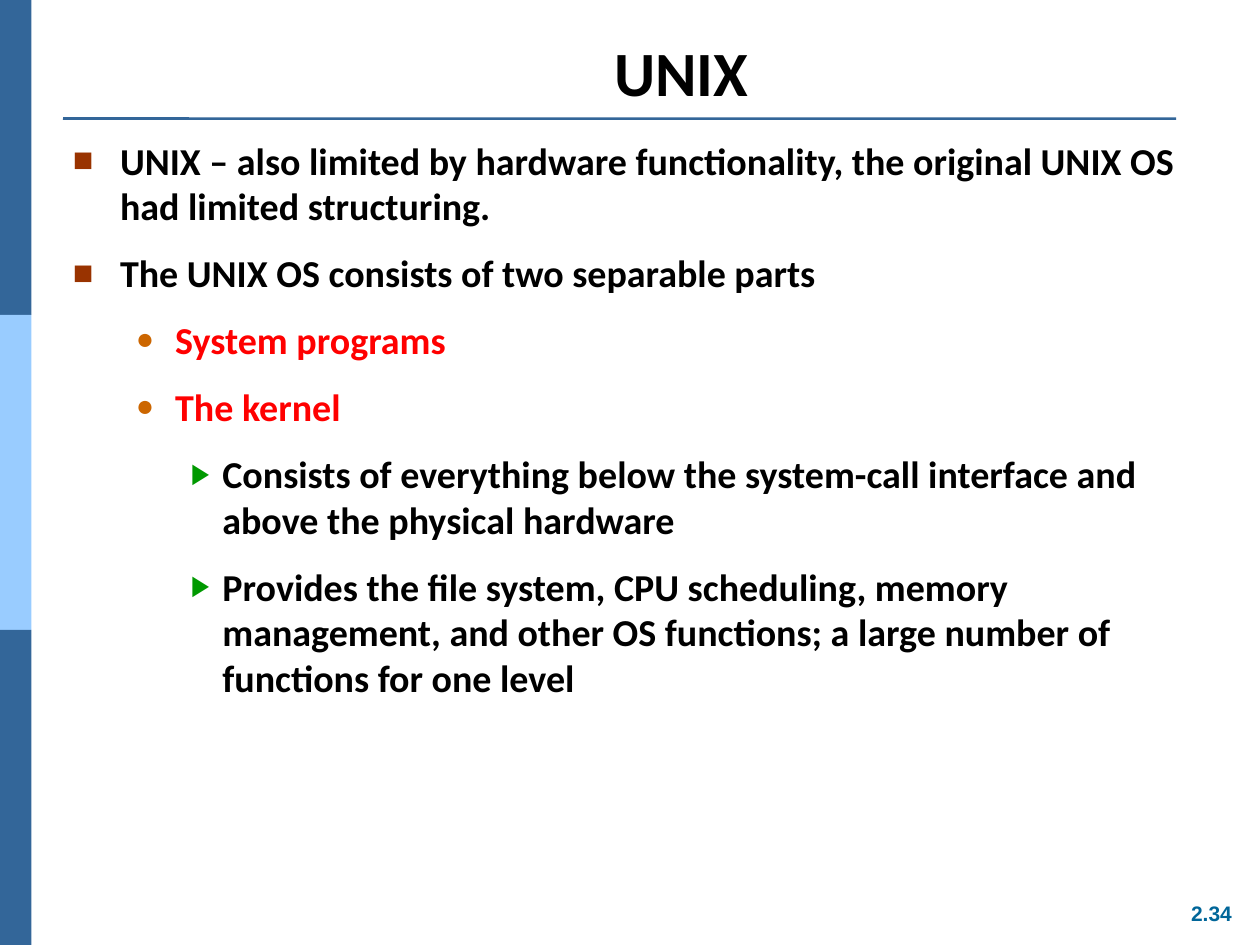
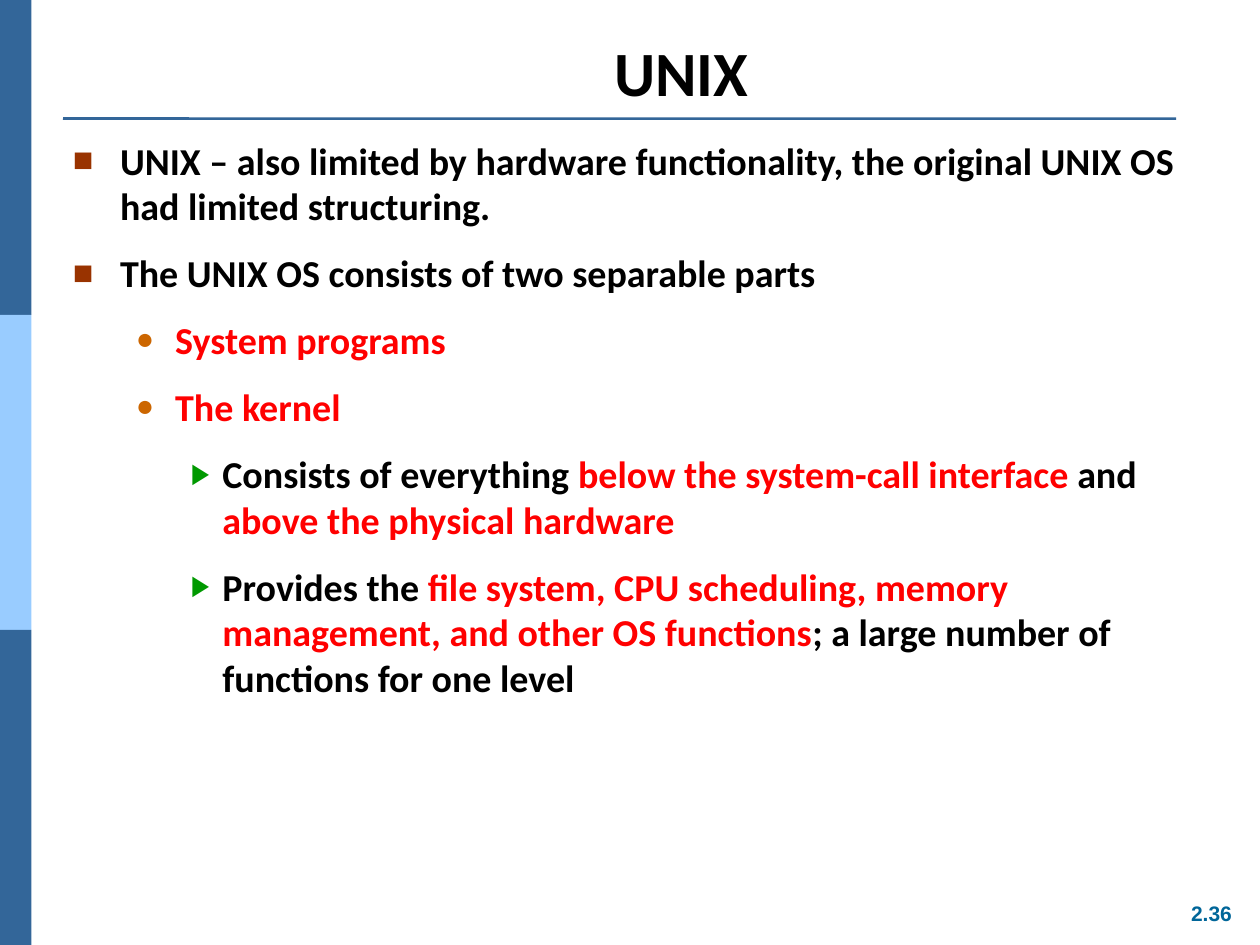
Before and after one commit to Yang09701194/OS_Learning, a slide deck: slide 36 of ch02.ppt (slide 34 before the commit). Drawn at 1260x945 pixels with LibreOffice and Linux fonts; fonts in the diff are those of the drawing. Boxes give left, top, right and bottom in pixels: in the first picture for what was removed or moved away, otherwise in the second. Text is boxed around its words. In the diff, an @@ line names an element or a change of style, - is before the commit and + after.

```diff
--- a/ch02.ppt
+++ b/ch02.ppt
@@ text at [222,461,1136,693]: text colour #000000 to #FF0000 in "below the system-call interface above the physical ...", "file system, CPU scheduling, memory management, and ..." @@
@@ page number at [1191,906,1232,922]: text changed @@
-2.34
+2.36
```
Also in this commit, not shown: 12 other slides changed, 2 slides added.
